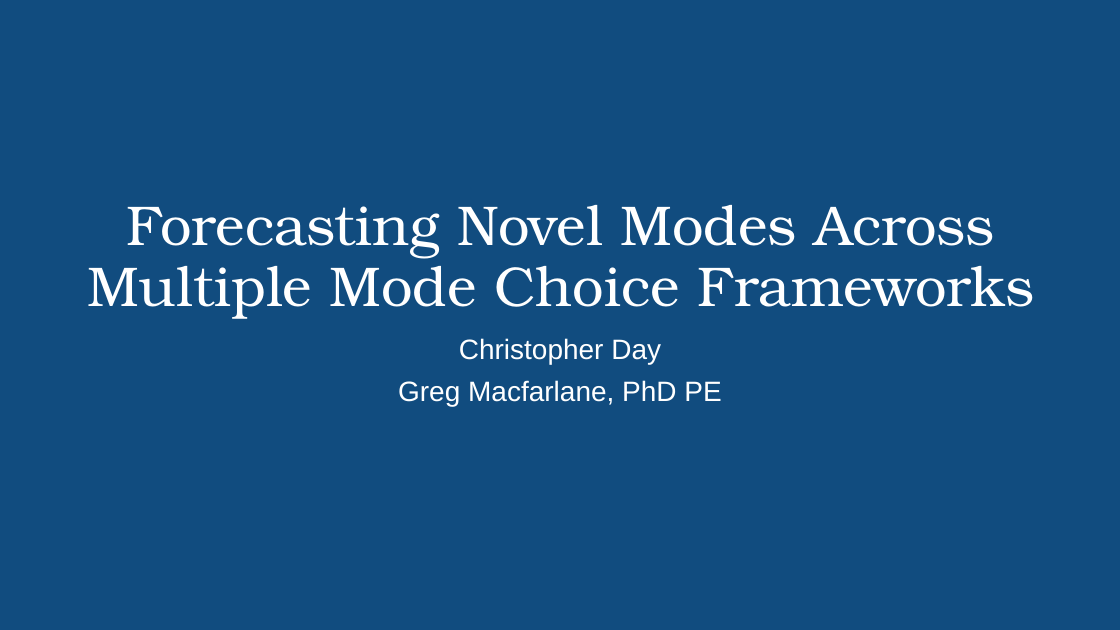
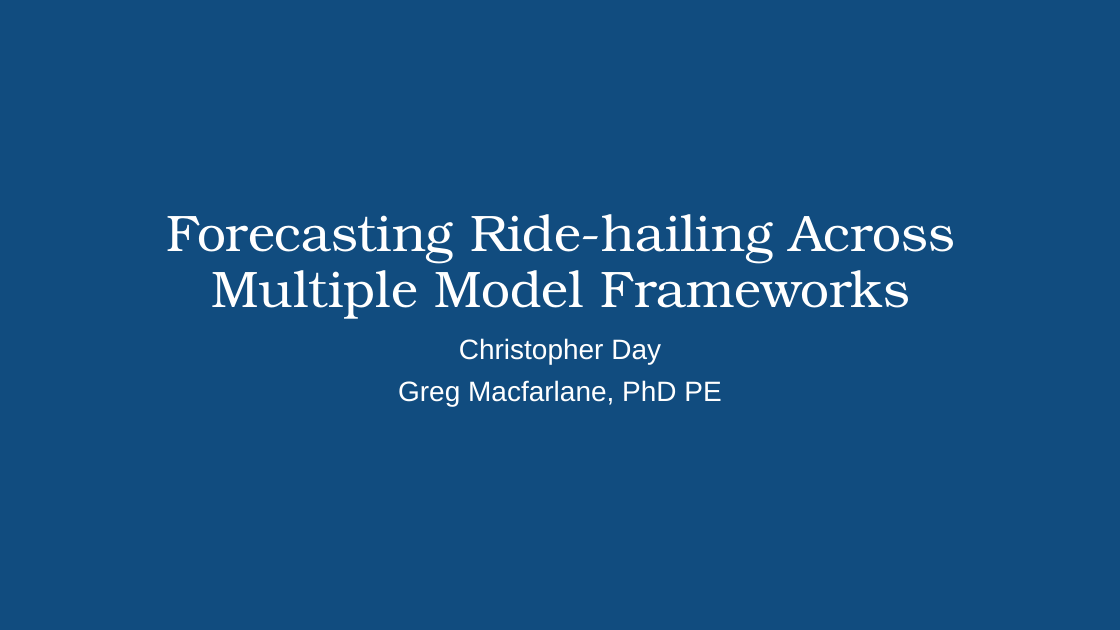
Before and after one commit to cday97/mode_choice_thesis, a slide deck: slide 1 of mode_choice_thesis_8-26-22.pptx. Drawn at 1120x630 pixels with LibreOffice and Linux fonts; fonts in the diff are those of the drawing; background and template pictures are left out; a plain dark background stands for a picture behind light text. Boxes give left, top, right and bottom in pixels: in the first picture for what was removed or moved away, otherwise in the second. Text is boxed around its words. In the diff, an @@ line names an element or a change of style, - is before the commit and + after.

```diff
--- a/mode_choice_thesis_8-26-22.pptx
+++ b/mode_choice_thesis_8-26-22.pptx
@@ title at box(166, 214, 955, 319): text changed; size 48 to 44 pt @@
-Forecasting Novel Modes Across Multiple Mode Choice Frameworks
+Forecasting Ride-hailing Across Multiple Model Frameworks
```
Also in this commit, not shown: 9 other slides changed, 11 other files.
